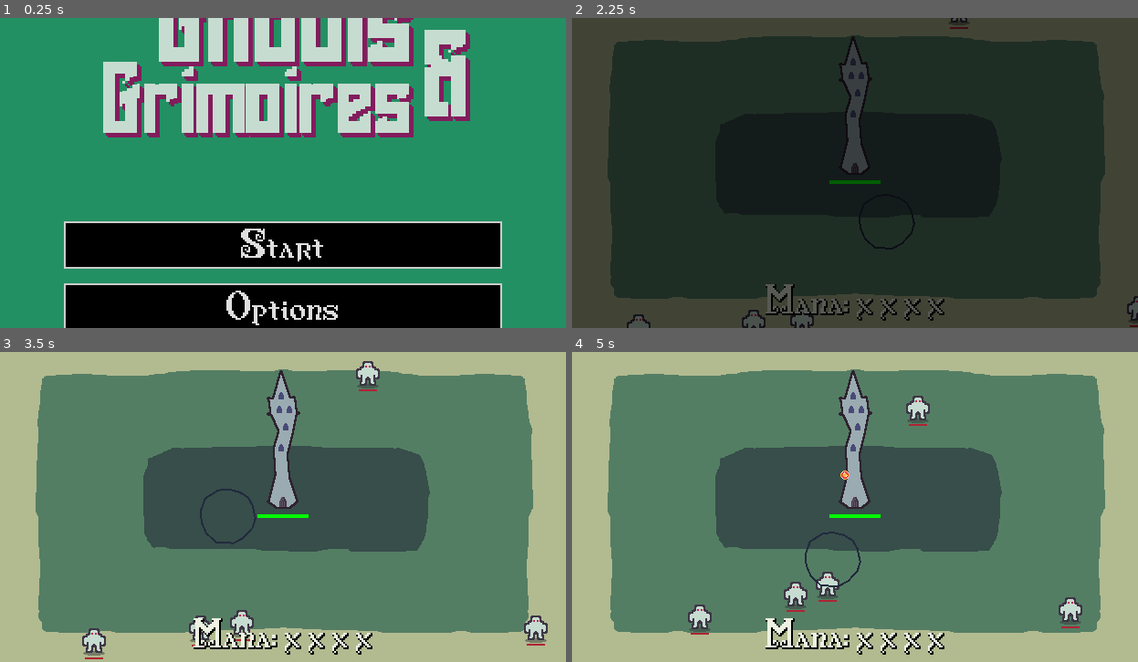
Above: before the commit, frames 1-4 (two rows, left to right).
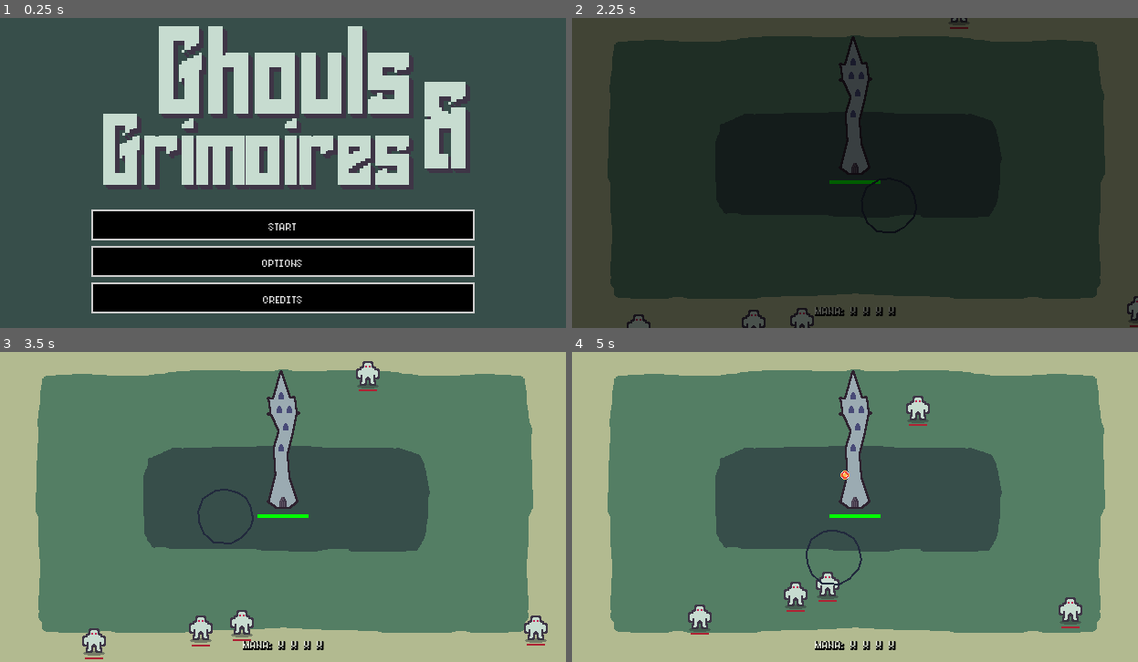
Above: after the commit, the same moments.

Repository: hawkstein/ludum-dare-58-collector
Game: Godot game, scene res://utils/ui/main_menu.tscn
Same seed, same stepped clock (60 frames per second), same inputs: the game is played once before the commit and once after it.
Inputs (mouse positions are in pixels of both pictures, inside the frame that each line leads up to):
- Up to frame 1 (0.25 s): no input
- Up to frame 2 (2.25 s): click "Start" at 0.5 s; click "Start" at 1.25 s; tap Enter (ui_accept) at 2 s; move the mouse to (979, 157) at 2.02 s; click (979, 157) at 2.17 s
- Up to frame 3 (3.5 s): tap Enter (ui_accept) at 2.27, 3.02 s; move the mouse to (169, 522) at 2.77 s; click (169, 522) at 2.92 s
- Up to frame 4 (5 s): move the mouse to (911, 438) at 3.52 s; click (911, 438) at 3.67 s; move the mouse to (826, 569) at 4.27 s; click (826, 569) at 4.42 s; tap Enter (ui_accept) at 4.52 s

The runs differ from the first frame. In frame 1, 82% of the frame differs, in the area x 0-100%, y 0-100%; in frame 2, 1.4%; in frame 3, 1.5%; in frame 4, 1.6%.

Commit message:
adjust menu sizing and use more legible pixel font for default

Diff:
--- a/entities/main.tscn
+++ b/entities/main.tscn
@@ -129,6 +129,7 @@
 [node name="Tower" parent="." instance=ExtResource("5_2runn")]
 unique_name_in_owner = true
 position = Vector2(310, 170)
+scale = Vector2(1, 0.9983467)
 
 [node name="Spells" type="Node2D" parent="."]
 
--- a/game_palette.tres
+++ b/game_palette.tres
@@ -1,4 +1,4 @@
 [gd_resource type="ColorPalette" format=3 uid="uid://cltst4c03gxkd"]
 
 [resource]
-colors = PackedColorArray(0.13725491, 0.5647059, 0.3882353, 1, 0.68235296, 0.13725491, 0.20392157, 1)
+colors = PackedColorArray(0.68235296, 0.13725491, 0.20392157, 1, 0.13725491, 0.5647059, 0.3882353, 1, 0.21568628, 0.30588236, 0.2901961, 1)
--- a/utils/ui/default_theme.tres
+++ b/utils/ui/default_theme.tres
@@ -1,6 +1,6 @@
 [gd_resource type="Theme" load_steps=7 format=3 uid="uid://bes7poiouimn8"]
 
-[ext_resource type="FontFile" uid="uid://bobven7q0bksd" path="res://assets/fonts/antiquity-print.ttf" id="1_os6be"]
+[ext_resource type="FontFile" uid="uid://lrc2xak0ht7a" path="res://assets/fonts/PixelSmall.ttf" id="1_os6be"]
 
 [sub_resource type="StyleBoxFlat" id="StyleBoxFlat_ht4lr"]
 content_margin_left = 8.0
@@ -38,7 +38,7 @@
 
 [resource]
 default_font = ExtResource("1_os6be")
-default_font_size = 26
+default_font_size = 22
 Button/colors/font_hover_color = Color(0, 0, 0, 1)
 Button/styles/hover = SubResource("StyleBoxFlat_ht4lr")
 Button/styles/normal = SubResource("StyleBoxFlat_os6be")
--- a/utils/ui/main_menu.gd
+++ b/utils/ui/main_menu.gd
@@ -7,10 +7,10 @@
 	var builder := UIBuilder.new()
 	var audio_section = builder.build_section_from_model(DataStore.get_model("Audio"))
 	options_container.add_child(audio_section)
-	var gameplay_section = builder.build_section_from_model(DataStore.get_model("Gameplay"))
-	options_container.add_child(gameplay_section)
-	var input_section = builder.build_section_from_model(DataStore.get_model("Input"))
-	options_container.add_child(input_section)
+	#var gameplay_section = builder.build_section_from_model(DataStore.get_model("Gameplay"))
+	#options_container.add_child(gameplay_section)
+	#var input_section = builder.build_section_from_model(DataStore.get_model("Input"))
+	#options_container.add_child(input_section)
 
 	start_container.show()
 	options_v_box_container.hide()
--- a/utils/ui/main_menu.tscn
+++ b/utils/ui/main_menu.tscn
@@ -25,26 +25,24 @@
 anchor_bottom = 1.0
 grow_horizontal = 2
 grow_vertical = 2
-color = Color(0.13725491, 0.5647059, 0.3882353, 1)
+color = Color(0.21568628, 0.30588236, 0.2901961, 1)
 metadata/_edit_lock_ = true
 
 [node name="MarginContainer" type="MarginContainer" parent="."]
-layout_mode = 1
-anchors_preset = 15
-anchor_right = 1.0
-anchor_bottom = 1.0
-grow_horizontal = 2
-grow_vertical = 2
-theme_override_constants/margin_left = 20
-theme_override_constants/margin_top = 20
-theme_override_constants/margin_right = 20
-theme_override_constants/margin_bottom = 20
-metadata/_edit_lock_ = true
+layout_mode = 0
+offset_right = 620.0
+offset_bottom = 340.0
+scale = Vector2(1.0009, 1)
+theme_override_constants/margin_left = 50
+theme_override_constants/margin_top = 0
+theme_override_constants/margin_right = 50
+theme_override_constants/margin_bottom = 10
 
 [node name="StartVBoxContainer" type="VBoxContainer" parent="MarginContainer"]
+visible = false
 layout_mode = 2
 size_flags_horizontal = 4
-theme_override_constants/separation = 20
+theme_override_constants/separation = 10
 
 [node name="TitleSplashTextureRect" type="TextureRect" parent="MarginContainer/StartVBoxContainer"]
 layout_mode = 2
@@ -70,7 +68,6 @@
 "
 
 [node name="OptionsVBoxContainer" type="VBoxContainer" parent="MarginContainer"]
-visible = false
 layout_mode = 2
 theme_override_constants/separation = 20
 
Binary file added: assets/fonts/PixelSmall.ttf
Not shown, added: assets/fonts/PixelSmall.ttf.import
Binary file changed: utils/ui/title.png
